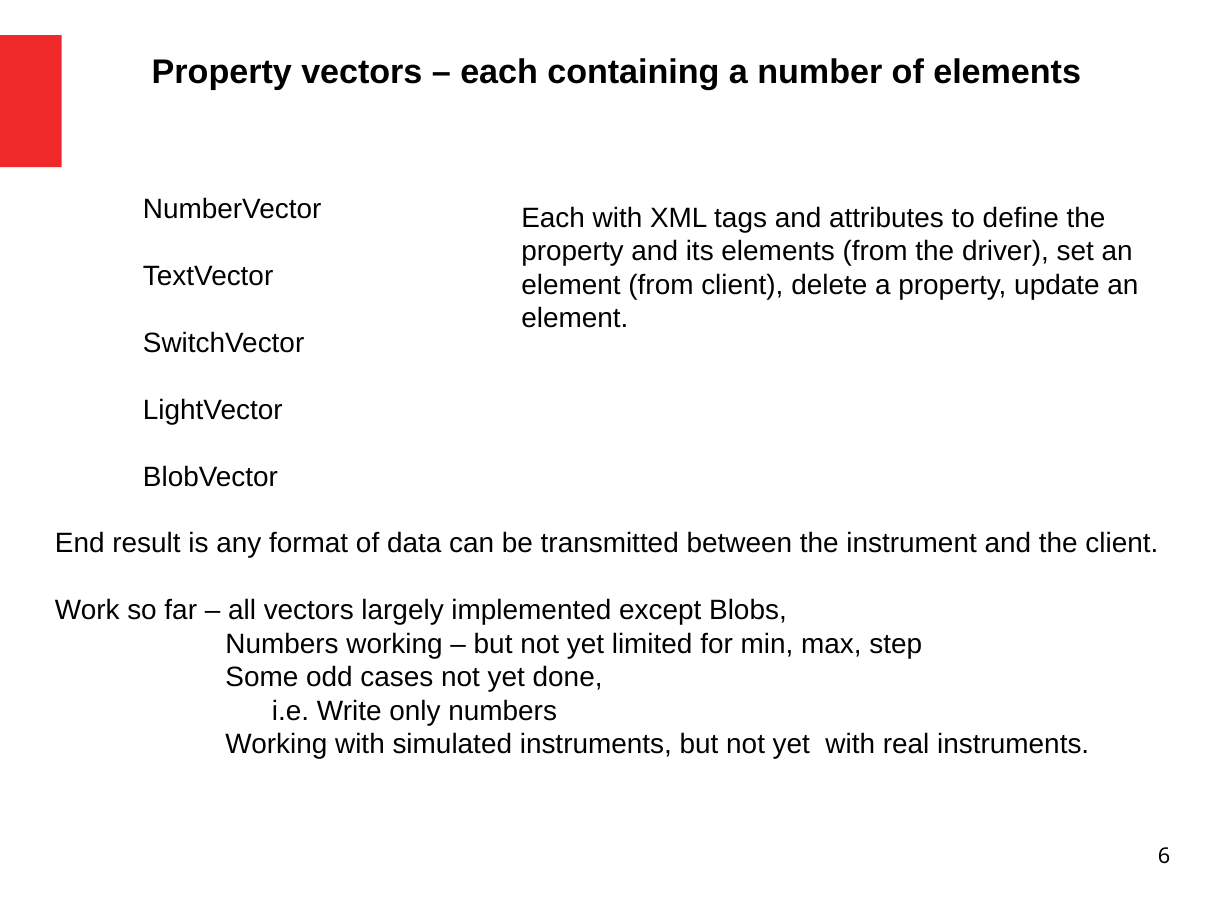
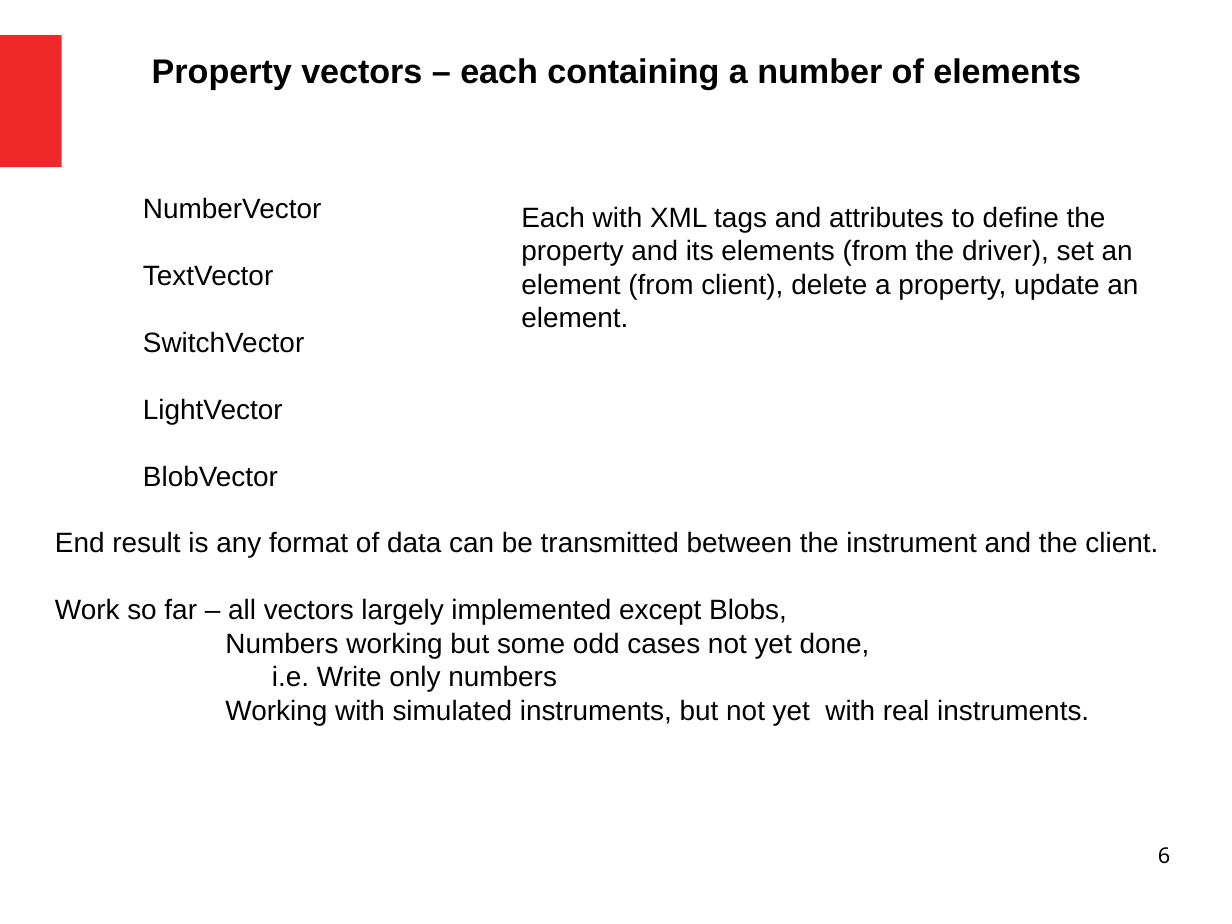
Before and after one commit to bernie-skipole/indi, a slide deck: slide 6 of indislides.odp. Drawn at 1232x924 pixels with LibreOffice and Linux fonts; fonts in the diff are those of the drawing. Boxes give left, top, right and bottom in pixels: in the first picture for what was removed or moved away, otherwise in the second. Text is boxed around its words. In the diff, an @@ line names an element or a change of style, - is before the commit and + after.

```diff
--- a/indislides.odp
+++ b/indislides.odp
@@ text at (225, 632, 870, 658): text changed @@
-Numbers working – but not yet limited for min, max, step
-Some odd cases not yet done,
+Numbers working but some odd cases not yet done,
```
Also in this commit, not shown: 1 other slide changed, 2 other files.
